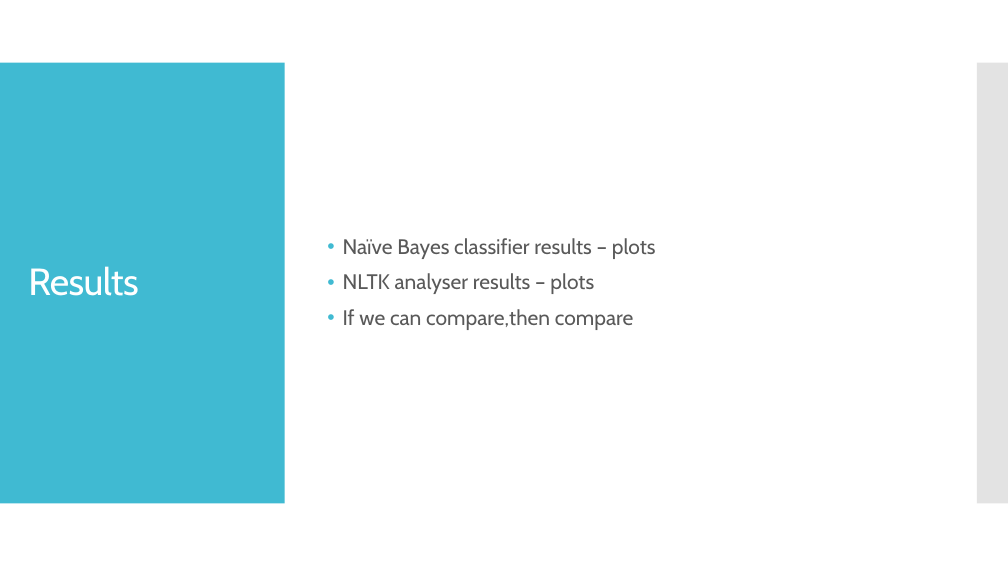
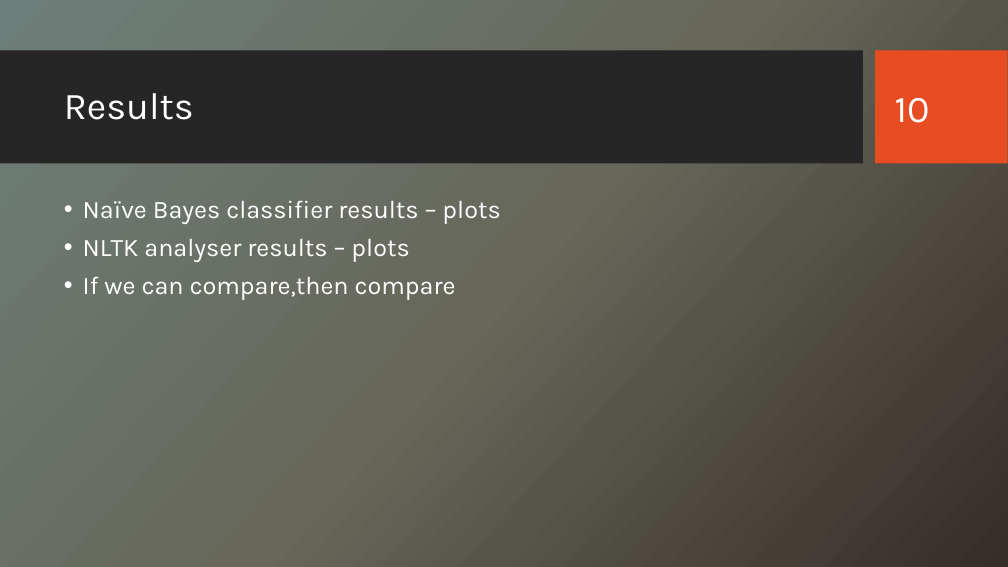
Before and after one commit to CS223-YelpReview/Yelp-NLP, a slide deck: slide 10 of Yelp Reviews – A Study.pptx (slide 6 before the commit). Drawn at 1008x567 pixels with LibreOffice and Linux fonts; fonts in the diff are those of the drawing; background and template pictures are left out. Boxes give left, top, right and bottom in pixels: in the first picture for what was removed or moved away, otherwise in the second. Text is boxed around its words. In the diff, an @@ line names an element or a change of style, - is before the commit and + after.

```diff
--- a/Yelp Reviews – A Study.pptx
+++ b/Yelp Reviews – A Study.pptx
@@ background #FFFFFF to picture (left out) @@
@@ rectangle added at (0,51,863,164), fill #262626 @@
@@ rectangle added at (876,51,1008,164), fill #E84C22 @@
@@ rectangle removed at (0,63,285,504) @@
@@ title "Results": place and size @@
-title "Results" at (28,266,138,296)
+title "Results" at (64,93,194,120)
@@ title "Results" at (64,93,194,120): font Cabin to Karla, letter spacing -0.6 to 0 pt @@
@@ rectangle removed at (977,63,1008,504) @@
@@ page number added at (895,98,930,123), 36 pt, text #FFFFFF @@
+10
@@ text "Naïve Bayes classifier results – ...": place and size @@
-text "Naïve Bayes classifier results – ..." at (343,238,656,330)
+text "Naïve Bayes classifier results – ..." at (83,200,500,300)
@@ text "Naïve Bayes classifier results – ..." at (83,200,500,300): size 20 to 24 pt, font Cabin to Karla, text colour #595959 to #FFFFFF; indent changed; less space between paragraphs; vertical alignment middle to top @@
```
Also in this commit, not shown: 4 other slides changed, 7 slides added, 2 slides removed.
